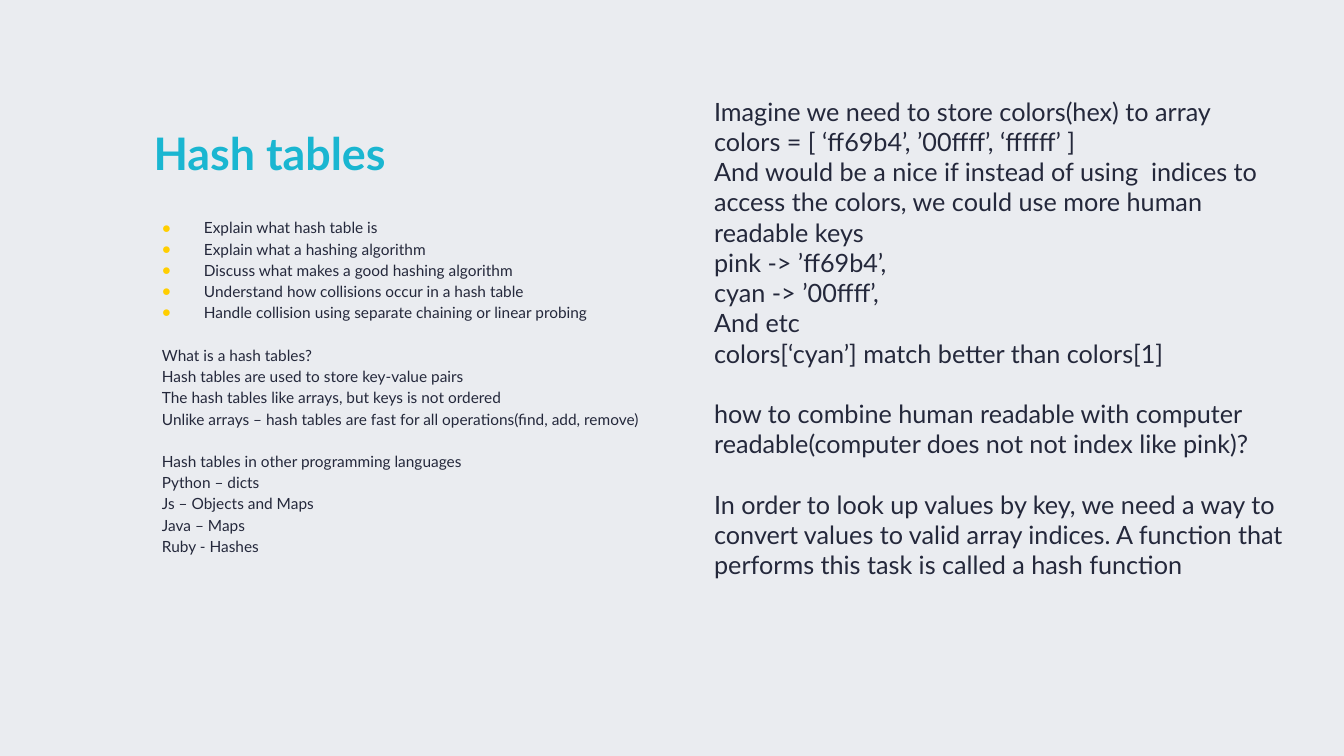
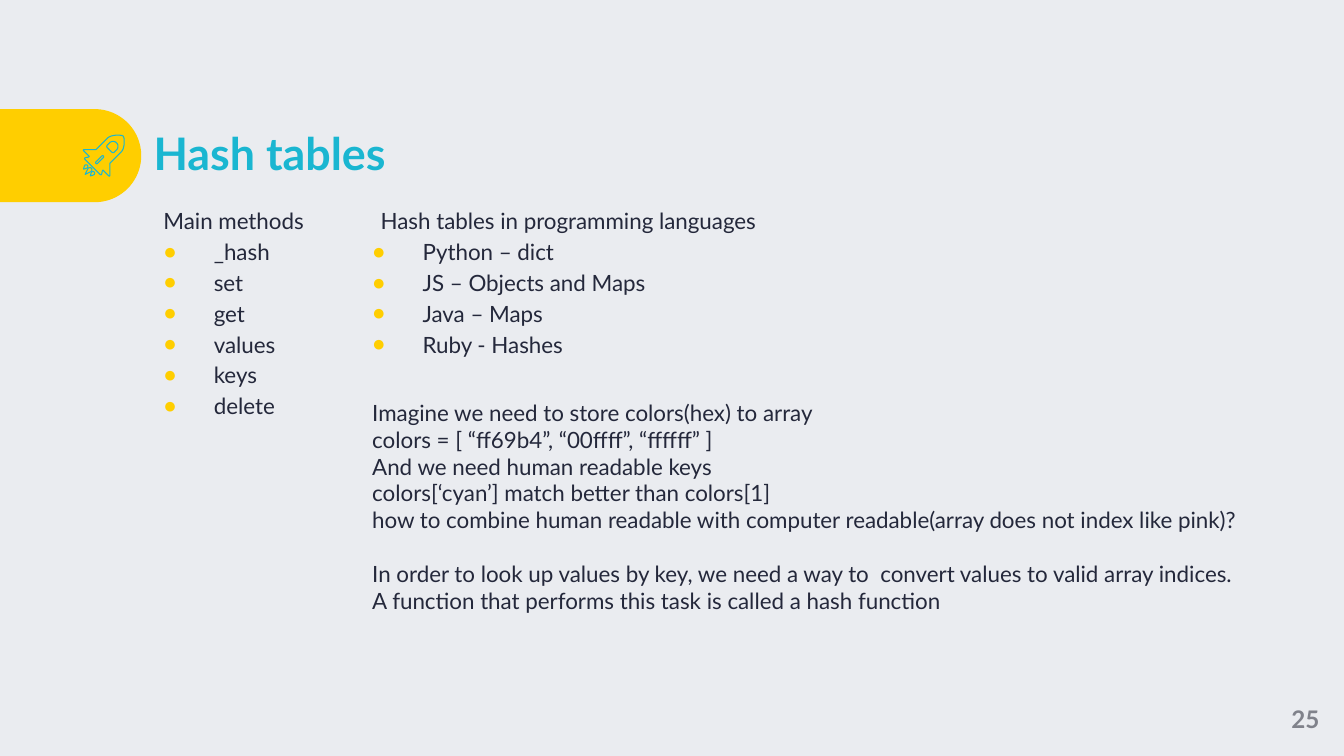
Before and after one commit to TigranVardanyan/Algorithms-and-Data-structures, a slide deck: slide 25 of ds&a.pptx (slide 23 before the commit). Drawn at 1344x756 pixels with LibreOffice and Linux fonts; fonts in the diff are those of the drawing; background and template pictures are left out. Boxes give left, top, right and bottom in pixels: in the first picture for what was removed or moved away, otherwise in the second. Text is boxed around its words. In the diff, an @@ line names an element or a change of style, - is before the commit and + after.

Commit message:
Presentation

```diff
--- a/ds&a.pptx
+++ b/ds&a.pptx
@@ round same rect added at (x1=0, y1=109, x2=141, y2=202), fill #FFCE00 @@
@@ group added at (x1=84, y1=135, x2=125, y2=176): 4 freeform shapes @@
@@ text removed at (x1=162, y1=221, x2=638, y2=555) @@
-● Explain what hash table is
-● Explain what a hashing algorithm
-● Discuss what makes a good hashing algorithm
-● Understand how collisions occur in a hash table
-● Handle collision using separate chaining or linear probing
-What is a hash tables?
-Hash tables are used to store key-value pairs
-The hash tables like arrays, but keys is not ordered
-Unlike arrays – hash tables are fast for all operations(find, add, remove)
-Hash tables in other programming languages
-Python – dicts
-Js – Objects and Maps
-Java – Maps
-Ruby - Hashes
@@ text added at (x1=163, y1=212, x2=303, y2=414), 16 pt, text #24283B @@
+Main methods
+● _hash
+● set
+● get
+● values
+● keys
+● delete
@@ text added at (x1=381, y1=212, x2=756, y2=357), 16 pt, text #24283B @@
+Hash tables in programming languages
+● Python – dict
+● JS – Objects and Maps
+● Java – Maps
+● Ruby - Hashes
@@ text "Imagine we need to store ..." moved from (x1=714, y1=101, x2=1282, y2=579) to (x1=372, y1=404, x2=1236, y2=613) @@
@@ text at (x1=372, y1=404, x2=1232, y2=613): size 18 to 16 pt in "Imagine we need to store colors(hex) to ...", "colors[‘cyan’] match better than colors[1]", "In order to look up values by ..." @@
@@ text at (x1=372, y1=431, x2=712, y2=479): text changed; size 18 to 16 pt @@
-colors = [ ‘ff69b4’, ’00ffff’, ‘ffffff’ ]
-And would be a nice if instead of using indices to access the colors, we could use more human readable keys
-pink -> ’ff69b4’,
-cyan -> ’00ffff’,
-And etc
+colors = [ “ff69b4”, “00ffff”, “ffffff” ]
+And we need human readable keys
@@ text at (x1=372, y1=511, x2=1236, y2=532): text changed; size 18 to 16 pt @@
-how to combine human readable with computer readable(computer does not not index like pink)?
+how to combine human readable with computer readable(array does not index like pink)?
@@ page number added at (x1=1291, y1=710, x2=1319, y2=728), 17.3 pt, text #80828B, bold @@
+25
```
Also in this commit, not shown: 7 other slides changed, 6 slides added, 1 slide removed, 2 other files.
